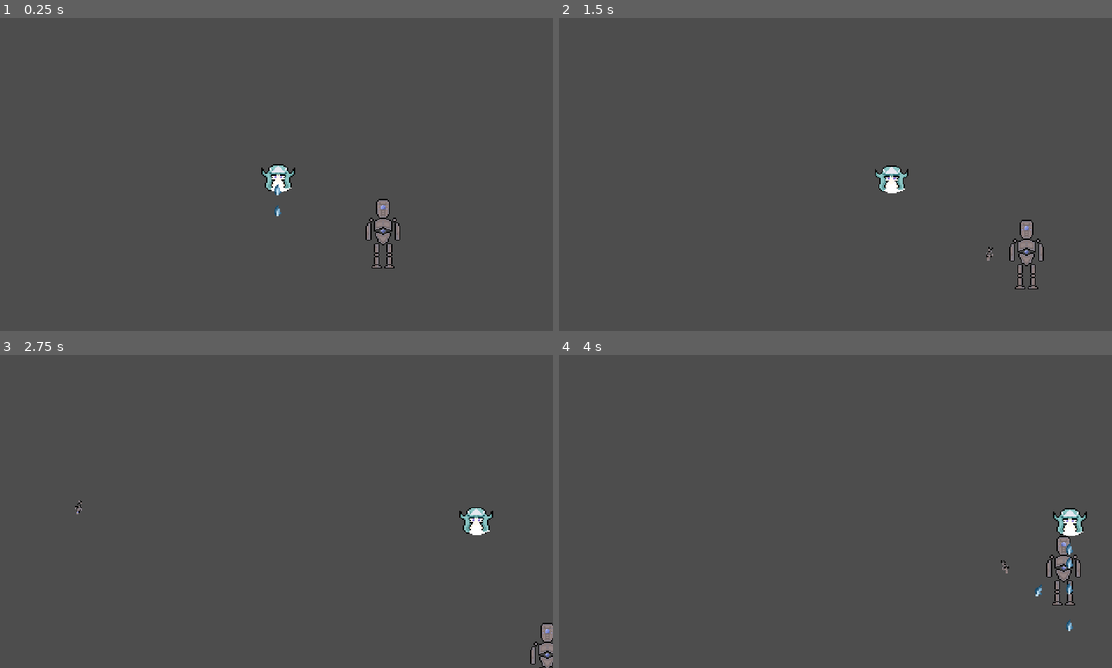
Above: before the commit, frames 1-4 (two rows, left to right).
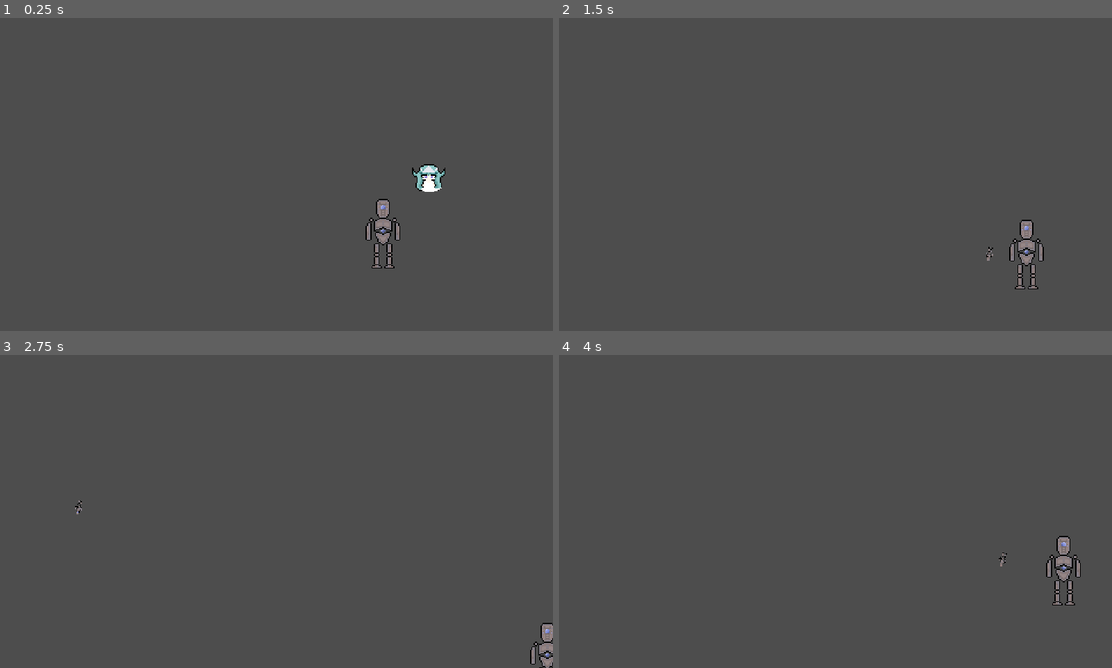
Above: after the commit, the same moments.

Repository: DIceEvYo/LeftToProtect
Game: Godot game, scene res://Levels/ghost_level.tscn
Same seed, same stepped clock (60 frames per second), same inputs: the game is played once before the commit and once after it. This scene is started directly instead of the project's main scene.
Inputs (mouse positions are in pixels of both pictures, inside the frame that each line leads up to):
- Up to frame 1 (0.25 s): no input
- Up to frame 2 (1.5 s): move the mouse to (957, 158) at 0.52 s; hold Right (right) 0.53-1.28 s; tap Space (shoot) at 0.6, 1.35 s; move the mouse to (724, 190) at 1.27 s; hold Down (down) from 1.28 s (still down)
- Up to frame 3 (2.75 s): move the mouse to (331, 442) at 2.02 s; release Down (down) at 2.03 s; hold Right (right) from 2.03 s (still down); tap Space (shoot) at 2.1 s
- Up to frame 4 (4 s): move the mouse to (807, 574) at 2.77 s; release Right (right) at 2.78 s; hold Up (up) 2.78-3.53 s; tap Space (shoot) at 2.85, 3.6 s; move the mouse to (1001, 558) at 3.52 s; hold Left (left) from 3.53 s (still down)

The runs differ from the first frame. In frame 1, 0.8% of the frame differs, in the area x 47-81%, y 46-64%; in frame 2, 0.4%; in frame 3, 0.4%; in frame 4, 0.6%.
Error after the commit: Attempt to call function 'start' in base 'null instance' on a null instance. (res://Ghost/Scripts/Ghost.gd:113)

Commit message:
Initial Movement Sequence

Diff:
--- a/Ghost/Scripts/Ghost.gd
+++ b/Ghost/Scripts/Ghost.gd
@@ -7,6 +7,7 @@
 var dir = Vector2.ZERO #Resets direction to default
 var screen_size #Size of game window
 var waiting = true
+var angle = 0
 
 #Time specific Variables
 #Dir Change
@@ -20,9 +21,13 @@
 	#Finds size of game window
 	screen_size = get_viewport_rect().size
 	randomize()
-	change_dir()
+	attack_sequence()
+	#change_dir()
 
 func _process(delta):
+	linear_velocity = dir * speed
+	#print(position.y)
+"""
 	if not waiting:
 		#Linear Velocity is a var specific to RigidBody2d that controls
 		#speed and direction on a given 2d plane.
@@ -37,6 +42,7 @@
 		#position = position.clamp(Vector2.ZERO, screen_size)
 	else:
 		linear_velocity = Vector2.ZERO
+"""
 
 #Reverses direction if touching edge.
 func check_bounds():
@@ -62,6 +68,55 @@
 	#Normalized keeps vector at length of 1 to prevent any side effects.
 	dir = Vector2(cos(angle), sin(angle)).normalized()
 
+func attack_sequence():
+	#Dialogue stuff
+	await wait_for_timer(3.0)
+
+	#Ghost initializes her position
+	speed = 600
+	custom_dir(0)
+	await wait_for_timer(0.34)
+	#First attack
+	$BackgroundMusic.play()
+	speed = 0
+	await wait_for_timer(0.25)
+	#Move to center (2nd position)
+	speed = 600
+	custom_dir(PI)
+	await wait_for_timer(0.68)
+	#Second Attack
+	speed = 0
+	await wait_for_timer(0.25)
+	#Move to left (3rd position)
+	speed = 600
+	custom_dir((PI)/11)
+	await wait_for_timer(0.34)
+	#Third Attack
+	speed = 0
+	await wait_for_timer(.25)
+	#Move down (4th position)
+	speed = 600
+	custom_dir((PI)/2)
+	await wait_for_timer(.28)
+	#Fourth Attack
+	speed = 0
+	await wait_for_timer(.25)
+	#Move up (before main set)
+	speed = 200
+	custom_dir((3*PI)/2)
+	await wait_for_timer(.5)
+	speed = 150
+	await wait_for_timer(.8)
+	speed = 0
+
+func wait_for_timer(duration):
+	$WaitTimer.start(duration)  #Start the timer with the specified duration
+	await $WaitTimer.timeout    #Wait until the timeout signal is emitted
+
+#More control to direction change
+func custom_dir(angle):
+	dir = Vector2(cos(angle), sin(angle)).normalized()
+
 func wait():
 	waiting = true
 	speed = 0
